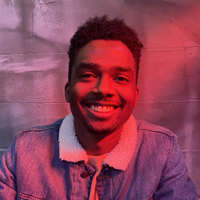
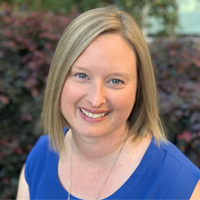
The second 200 × 200 image is a revision of the first. Changes to its layers:
added layer "KC Kent 2023" above "Danny Miller 2021" over bbox(0, 0, 200, 200)
hid "Pax Reed 2022" over bbox(0, 0, 200, 200)
